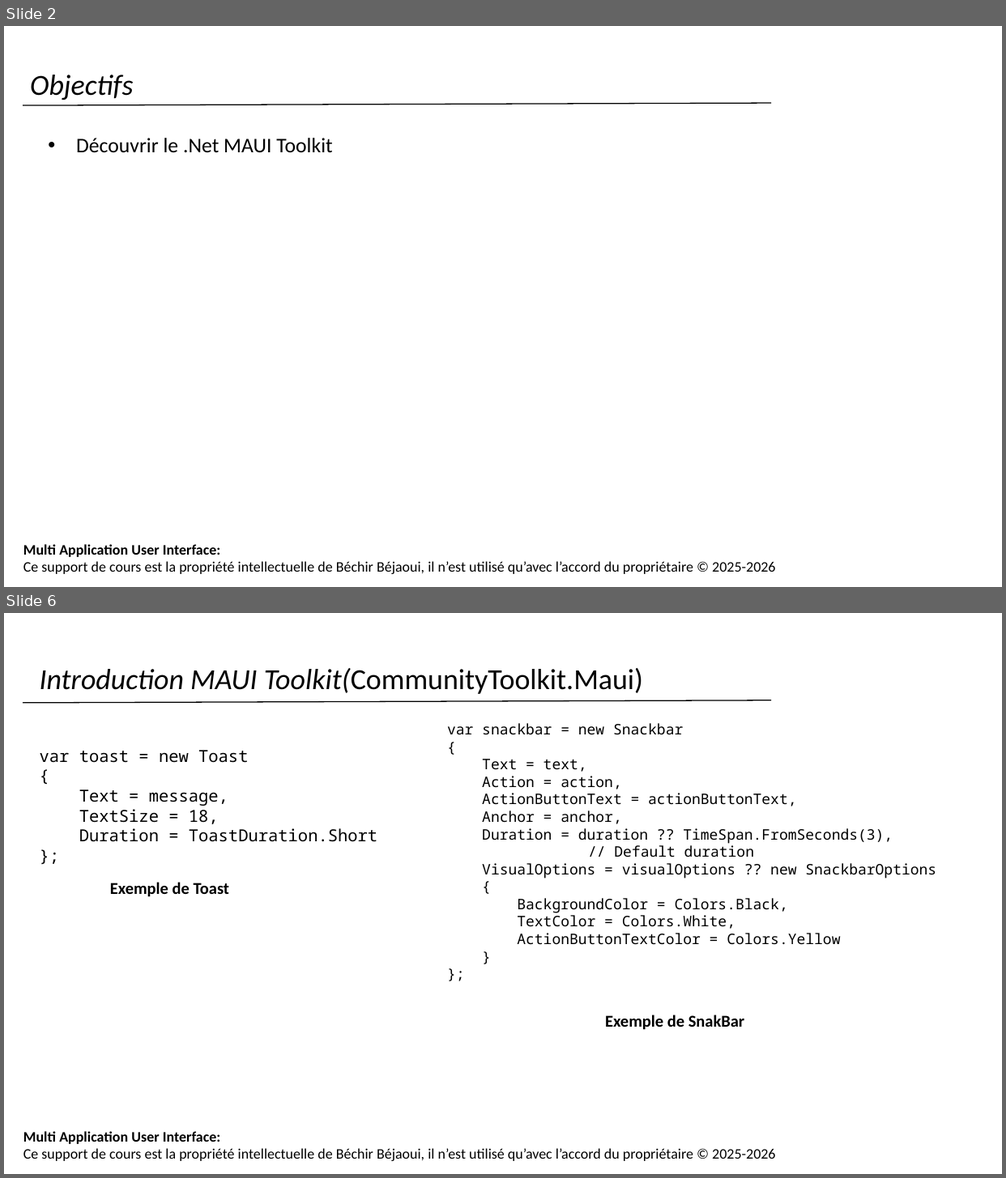
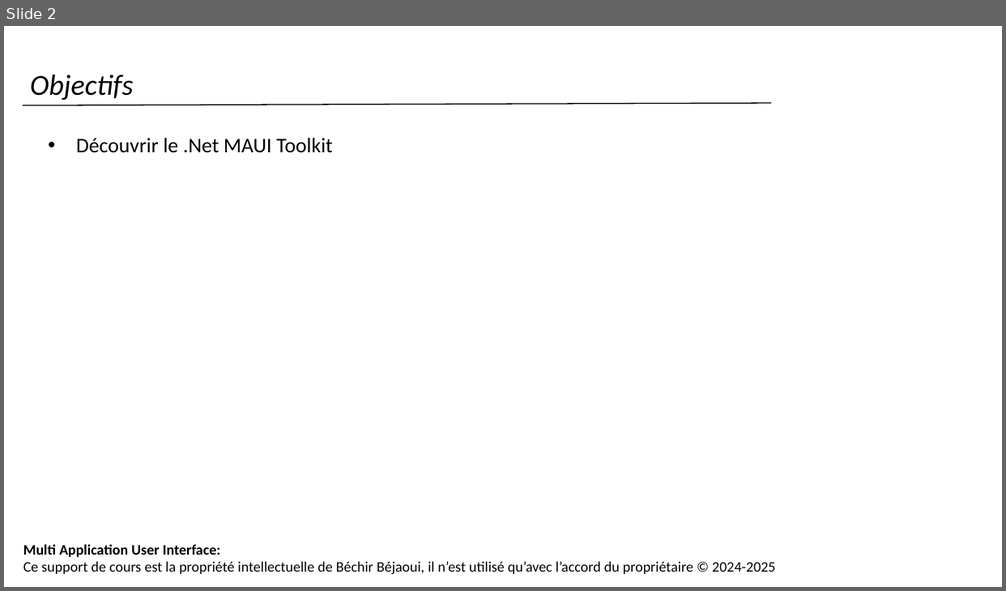
Before and after one commit to bejaouibechir/MAUI, a slide deck: 16.MAUI Toolkit.pptx. Shown one above the other, each under a label of ours: slides 2 and 6 before the commit, slide 2 after it; the slides between them are not shown. The pictures are 1006x1178 and 1006x591 pixels, drawn with LibreOffice and Linux fonts; fonts in the diff are those of the drawing; background and template pictures are left out. Boxes give left, top, right and bottom in pixels: in the first picture for what was removed or moved away, otherwise in the second. Text is boxed around its words. In the diff, an @@ line names an element or a change of style, - is before the commit and + after.

```diff
--- a/16.MAUI Toolkit.pptx
+++ b/16.MAUI Toolkit.pptx
@@ slide 6 removed at [4, 613, 1002, 1174], background #FFFFFF; not listed: 1 template element that a slide beside it also shows @@
@@ text removed at [40, 668, 643, 694] @@
-Introduction MAUI Toolkit(CommunityToolkit.Maui)
@@ line removed from (23, 703) to (771, 700) @@
@@ text removed at [447, 723, 936, 945] @@
-var snackbar = new Snackbar
-{
-Text = text,
-Action = action,
-ActionButtonText = actionButtonText,
-Anchor = anchor,
-Duration = duration ?? TimeSpan.FromSeconds(3),
-// Default duration
-VisualOptions = visualOptions ?? new SnackbarOptions
-{
-BackgroundColor = Colors.Black,
-TextColor = Colors.White,
-ActionButtonTextColor = Colors.Yellow
-}
-};
@@ text removed at [40, 750, 377, 842] @@
-var toast = new Toast
-{
-Text = message,
-TextSize = 18,
-Duration = ToastDuration.Short
-};
@@ text removed at [110, 882, 230, 897] @@
-Exemple de Toast
@@ text removed at [605, 1015, 744, 1030] @@
-Exemple de SnakBar
@@ slide 2 changed as well @@
@@ text at [23, 561, 775, 574]: text changed @@
-Ce support de cours est la propriété intellectuelle de Béchir Béjaoui, il n’est utilisé qu’avec l’accord du propriétaire © 2025-2026
+Ce support de cours est la propriété intellectuelle de Béchir Béjaoui, il n’est utilisé qu’avec l’accord du propriétaire © 2024-2025
```
Also in this commit, not shown: 5 other slides changed, 11 slides added, 5 other slides removed, 2 other files.
